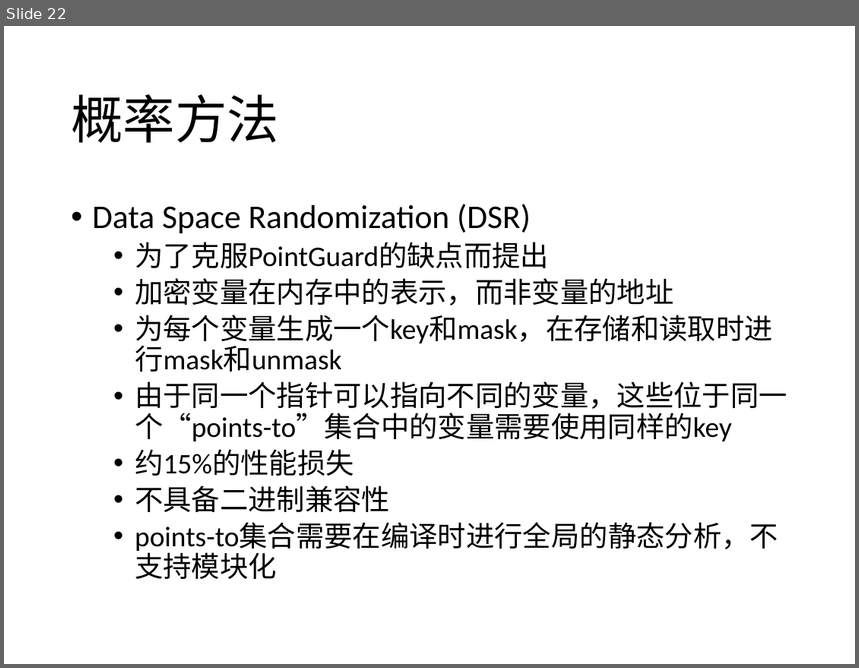
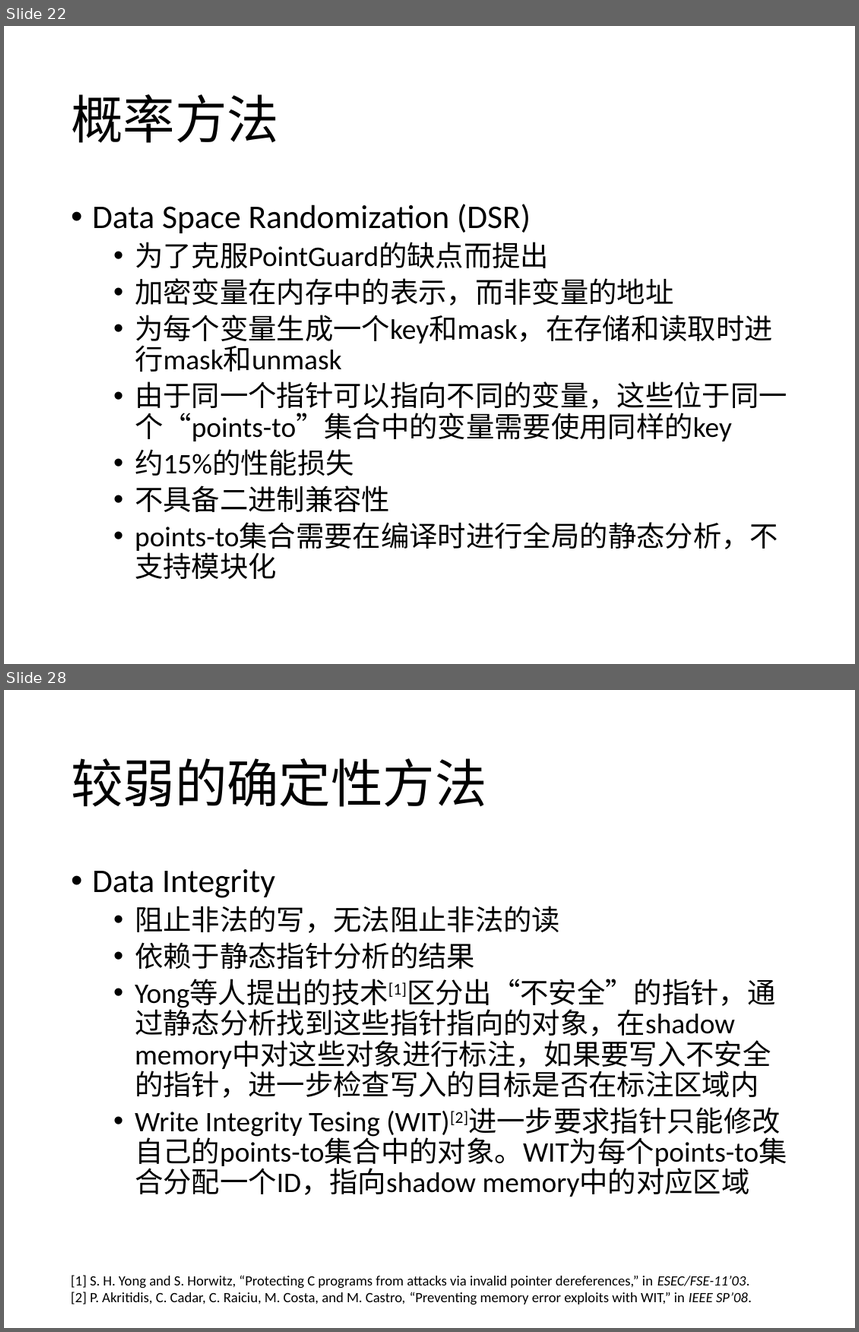
Before and after one commit to CodeATA/Docs, a slide deck: 内存安全报告.pptx. Shown one above the other, each under a label of ours: slide 22 before the commit, slides 22 and 28 after it; the slides between them are not shown. The pictures are 859x668 and 859x1332 pixels, drawn with LibreOffice and Linux fonts; fonts in the diff are those of the drawing. Boxes give left, top, right and bottom in pixels: in the first picture for what was removed or moved away, otherwise in the second. Text is boxed around its words. In the diff, an @@ line names an element or a change of style, - is before the commit and + after.

```diff
--- a/内存安全报告.pptx
+++ b/内存安全报告.pptx
@@ slide 28 added at (4,690,855,1328), background #FFFFFF @@
@@ title added at (71,758,487,807), 44 pt, text #000000 @@
+较弱的确定性方法
@@ text added at (92,869,787,1197), 24 pt, text #000000 @@
+• Data Integrity
+  • 阻止非法的写，无法阻止非法的读
+  • 依赖于静态指针分析的结果
+  • Yong等人提出的技术[1]区分出“不安全”的指针，通过静态分析找到这些指针指向的对象，在shadow memory中对这些对象进行标注，如果要写入不安全的指针，进一步检查写入的目标是否在标注区域内
+  • Write Integrity Tesing (WIT)[2]进一步要求指针只能修改自己的points-to集合中的对象。WIT为每个points-to集合分配一个ID，指向shadow memory中的对应区域
@@ text added at (71,1275,752,1306), 12 pt, text #000000 @@
+[1] S. H. Yong and S. Horwitz, “Protecting C programs from attacks via invalid pointer dereferences,” in ESEC/FSE-11’03.
+[2] P. Akritidis, C. Cadar, C. Raiciu, M. Costa, and M. Castro, “Preventing memory error exploits with WIT,” in IEEE SP’08.
```
Also in this commit, not shown: 1 slide changed, 13 other slides added, 1 other file.
